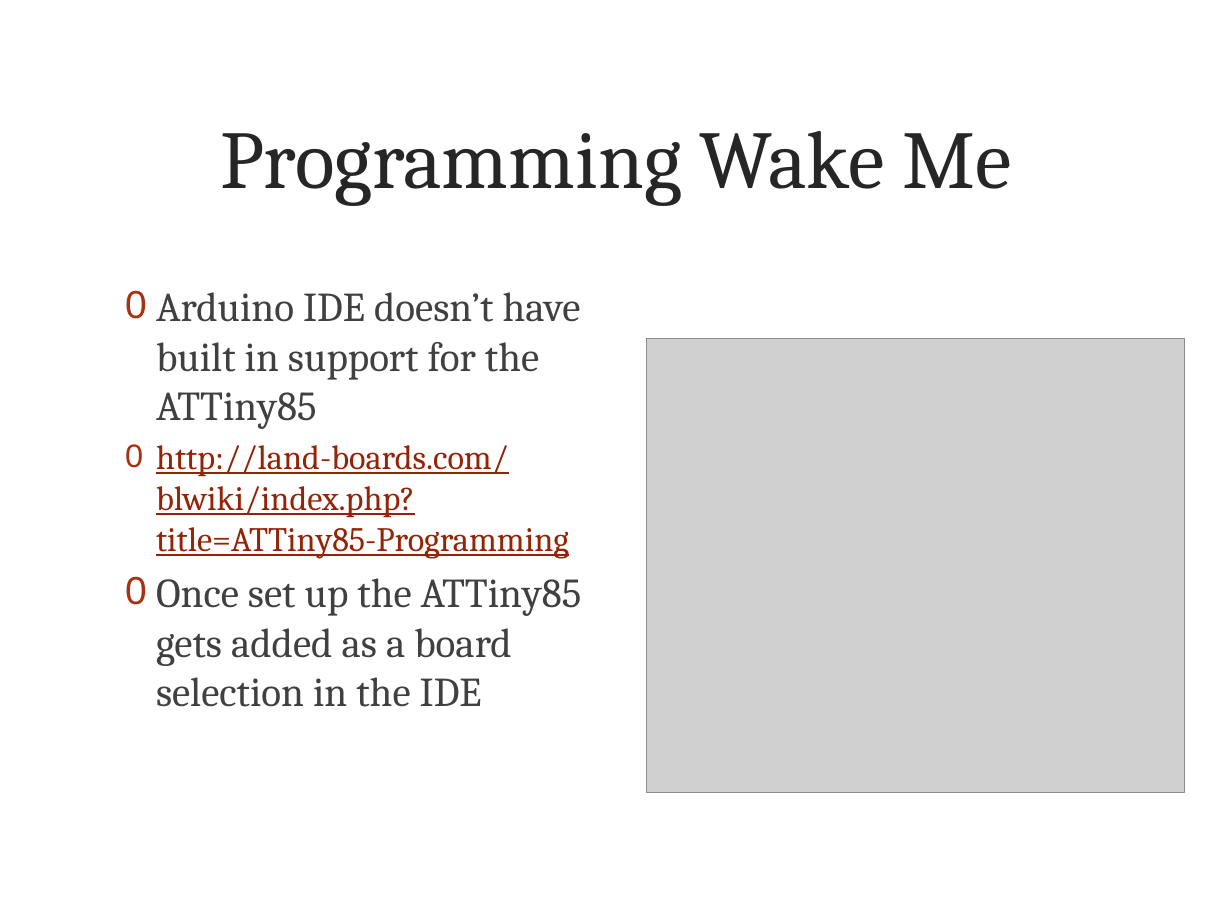
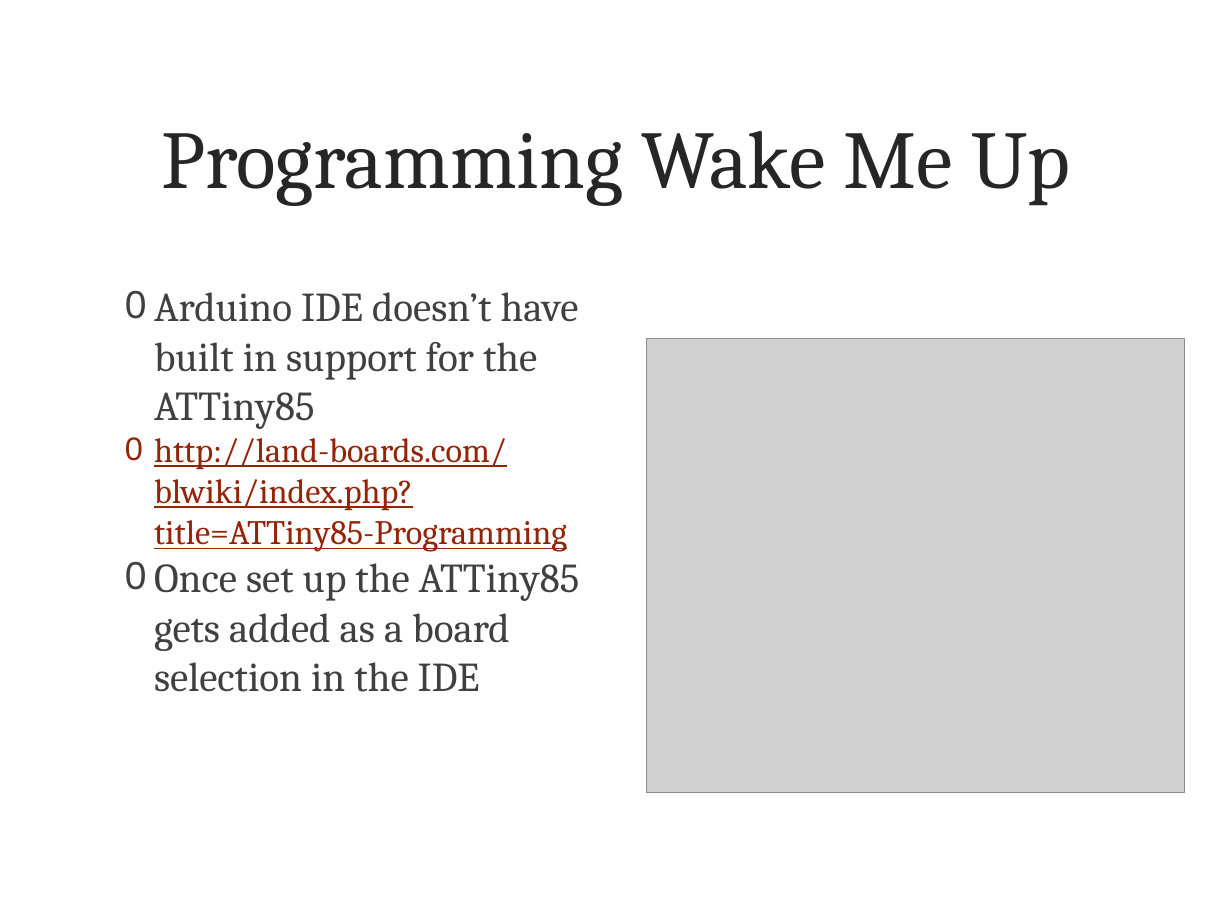
Before and after one commit to land-boards/lb-Arduino-Code, a slide deck: slide 12 of WakeUp/WakeUp_State/Wake Me Up.pptx. Drawn at 1232x924 pixels with LibreOffice and Linux fonts; fonts in the diff are those of the drawing; grey boxes stand for pictures; background and template pictures are left out. Boxes give left, top, right and bottom in pixels: in the first picture for what was removed or moved away, otherwise in the second. Text is boxed around its words. In the diff, an @@ line names an element or a change of style, - is before the commit and + after.

```diff
--- a/WakeUp/WakeUp_State/Wake Me Up.pptx
+++ b/WakeUp/WakeUp_State/Wake Me Up.pptx
@@ text at [161,131,1070,206]: text changed @@
-Programming Wake Me
+Programming Wake Me Up
@@ text "Arduino IDE doesn’t have built ..." at [154,292,580,692]: indent changed; less space between paragraphs @@
```
Also in this commit, not shown: 23 other slides changed, 1 other file.
